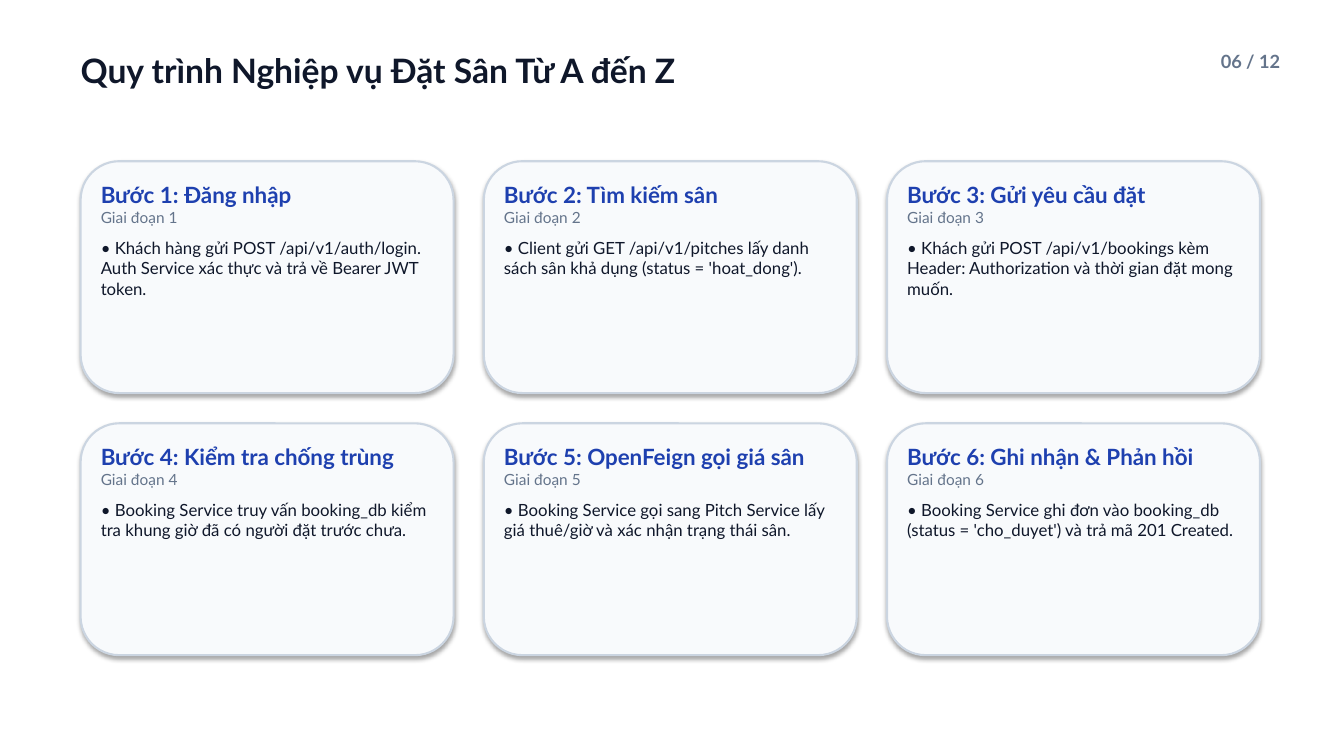
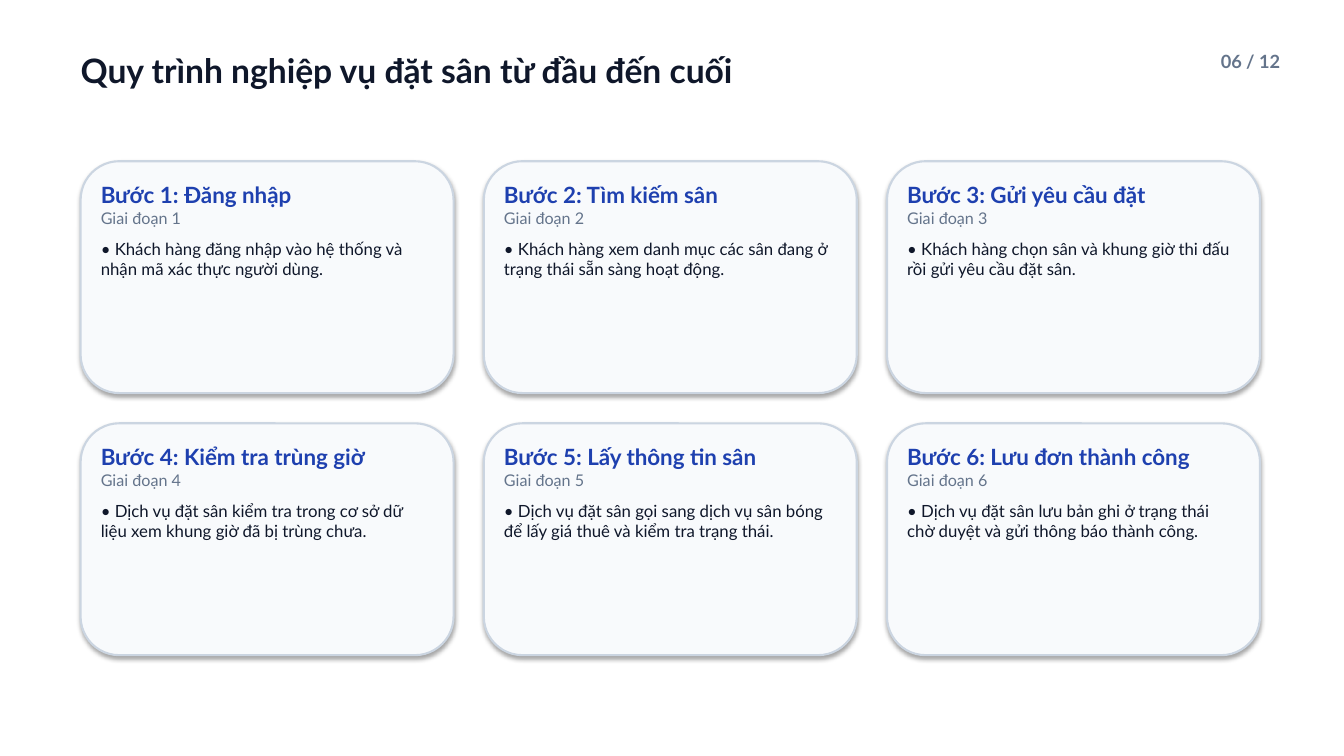
Before and after one commit to viduchung/PTPM, a slide deck: slide 6 of docs/PitchOS-mo-hinh-kien-truc.pptx. Drawn at 1344x756 pixels with LibreOffice and Linux fonts; fonts in the diff are those of the drawing. Boxes give left, top, right and bottom in pixels: in the first picture for what was removed or moved away, otherwise in the second. Text is boxed around its words. In the diff, an @@ line names an element or a change of style, - is before the commit and + after.

Commit message:
docs: toi gian hoa so do va noi dung slide, bo ngoac tron va ham tieng anh

```diff
--- a/docs/PitchOS-mo-hinh-kien-truc.pptx
+++ b/docs/PitchOS-mo-hinh-kien-truc.pptx
@@ text at [81,56,733,90]: text changed @@
-Quy trình Nghiệp vụ Đặt Sân Từ A đến Z
+Quy trình nghiệp vụ đặt sân từ đầu đến cuối
@@ text "Bước 1: Đăng nhập" at [101,186,403,278]: size 11 to 11.5 pt in "Giai đoạn 1" @@
@@ text "Bước 2: Tìm kiếm sân" at [504,185,828,278]: size 11 to 11.5 pt in "Giai đoạn 2" @@
@@ text "Bước 3: Gửi yêu cầu ..." at [907,185,1229,278]: size 11 to 11.5 pt in "Giai đoạn 3" @@
@@ text at [101,241,403,278]: text changed @@
-• Khách hàng gửi POST /api/v1/auth/login. Auth Service xác thực và trả về Bearer JWT token.
+• Khách hàng đăng nhập vào hệ thống và nhận mã xác thực người dùng.
@@ text at [504,242,828,278]: text changed @@
-• Client gửi GET /api/v1/pitches lấy danh sách sân khả dụng (status = 'hoat_dong').
+• Khách hàng xem danh mục các sân đang ở trạng thái sẵn sàng hoạt động.
@@ text at [907,241,1229,278]: text changed @@
-• Khách gửi POST /api/v1/bookings kèm Header: Authorization và thời gian đặt mong muốn.
+• Khách hàng chọn sân và khung giờ thi đấu rồi gửi yêu cầu đặt sân.
@@ text at [101,446,364,469]: text changed @@
-Bước 4: Kiểm tra chống trùng
+Bước 4: Kiểm tra trùng giờ
@@ text "Bước 4: Kiểm tra trùng ..." at [101,446,403,540]: size 11 to 11.5 pt in "Giai đoạn 4" @@
@@ text at [504,447,756,469]: text changed @@
-Bước 5: OpenFeign gọi giá sân
+Bước 5: Lấy thông tin sân
@@ text "Bước 5: Lấy thông tin ..." at [504,447,823,540]: size 11 to 11.5 pt in "Giai đoạn 5" @@
@@ text at [907,448,1190,469]: text changed @@
-Bước 6: Ghi nhận & Phản hồi
+Bước 6: Lưu đơn thành công
@@ text "Bước 6: Lưu đơn thành ..." at [907,448,1209,540]: size 11 to 11.5 pt in "Giai đoạn 6" @@
@@ text at [101,503,403,540]: text changed @@
-• Booking Service truy vấn booking_db kiểm tra khung giờ đã có người đặt trước chưa.
+• Dịch vụ đặt sân kiểm tra trong cơ sở dữ liệu xem khung giờ đã bị trùng chưa.
@@ text at [504,504,823,540]: text changed @@
-• Booking Service gọi sang Pitch Service lấy giá thuê/giờ và xác nhận trạng thái sân.
+• Dịch vụ đặt sân gọi sang dịch vụ sân bóng để lấy giá thuê và kiểm tra trạng thái.
@@ text at [907,504,1209,540]: text changed @@
-• Booking Service ghi đơn vào booking_db (status = 'cho_duyet') và trả mã 201 Created.
+• Dịch vụ đặt sân lưu bản ghi ở trạng thái chờ duyệt và gửi thông báo thành công.
```
Also in this commit, not shown: 9 other slides changed, 8 other files.
